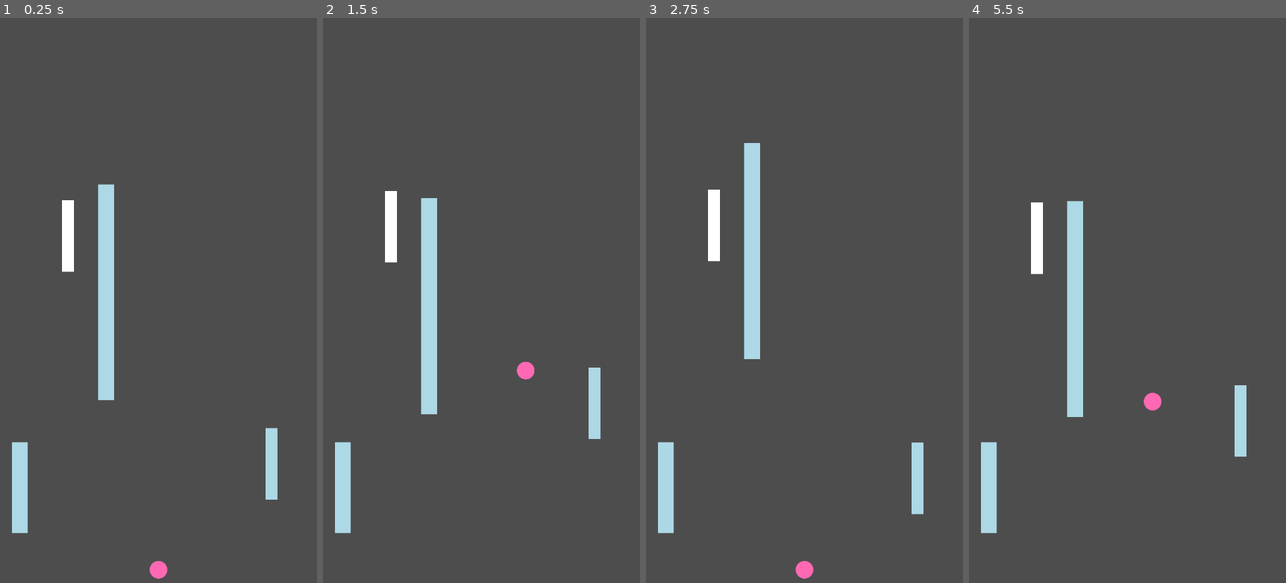
Above: before the commit, frames 1-4 (left to right).
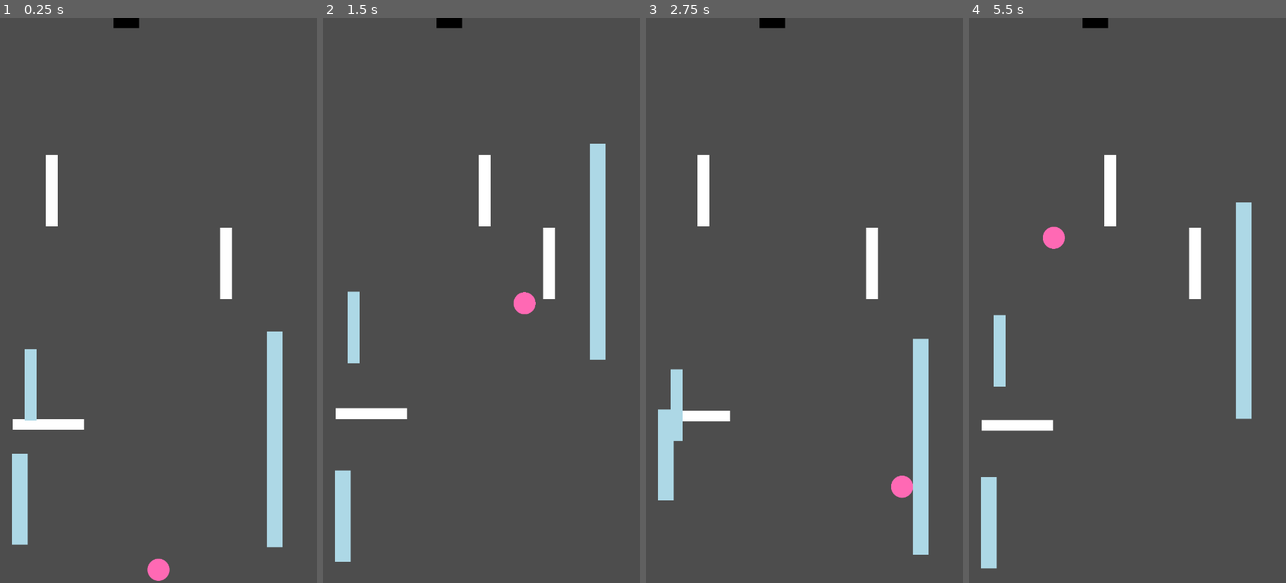
Above: after the commit, the same moments.

Repository: felipedfe/ricochet-godot
Game: Godot game, scene res://scenes/main.tscn
Same seed, same stepped clock (60 frames per second), same inputs: the game is played once before the commit and once after it.
Inputs (mouse positions are in pixels of both pictures, inside the frame that each line leads up to):
- Up to frame 1 (0.25 s): no input
- Up to frame 2 (1.5 s): move the mouse to (551, 272) at 0.52 s; click (551, 272) at 0.6 s; tap D (d) at 0.8, 1.35 s; move the mouse to (418, 328) at 1.27 s
- Up to frame 3 (2.75 s): click (741, 328) at 1.55 s; move the mouse to (836, 176) at 2.02 s; click (836, 176) at 2.1 s; tap D (d) at 2.3 s
- Up to frame 4 (5.5 s): move the mouse to (1111, 413) at 2.77 s; tap D (d) at 2.85, 3.8, 4.35, 5.3 s; click (1111, 413) at 3.05 s; move the mouse to (1222, 385) at 3.52 s; click (1222, 385) at 3.6 s; move the mouse to (1032, 215) at 4.27 s; click (1032, 215) at 4.55 s; move the mouse to (1143, 300) at 5.02 s; click (1143, 300) at 5.1 s

The runs differ from the first frame. In frame 1, 6.3% of the frame differs, in the area x 3-90%, y 0-100%; in frame 2, 7.7%, in the area x 3-90%, y 0-97%; in frame 3, 6.7%; in frame 4, 7.5%.

Commit message:
create finish hole and base level class

Diff:
--- a/project.godot
+++ b/project.godot
@@ -29,6 +29,10 @@
 window/stretch/aspect="keep_height"
 window/handheld/orientation=1
 
+[global_group]
+
+ball=""
+
 [input]
 
 click={
--- a/scenes/ball.tscn
+++ b/scenes/ball.tscn
@@ -6,7 +6,7 @@
 radius = 48.09366
 
 [node name="Ball" type="CharacterBody2D" groups=["ball"]]
-scale = Vector2(0.4, 0.4)
+scale = Vector2(0.5, 0.5)
 safe_margin = 1.0
 
 [node name="BallSprite" type="Sprite2D" parent="."]
--- a/scenes/bar_motion.tscn
+++ b/scenes/bar_motion.tscn
@@ -4,7 +4,7 @@
 [ext_resource type="Texture2D" uid="uid://de57akf2ckup2" path="res://assets/bar-default.png" id="2_yj06k"]
 
 [sub_resource type="RectangleShape2D" id="RectangleShape2D_ph1en"]
-size = Vector2(17.924835, 118.10841)
+size = Vector2(26, 152)
 
 [node name="BarMotion" type="AnimatableBody2D"]
 script = ExtResource("1_a455q")
@@ -13,6 +13,5 @@
 texture = ExtResource("2_yj06k")
 
 [node name="CollisionShape2D" type="CollisionShape2D" parent="."]
-position = Vector2(0.3750938, 0)
-scale = Vector2(1.13, 1.275)
+position = Vector2(3.5762787e-07, 3.8146973e-06)
 shape = SubResource("RectangleShape2D_ph1en")
--- a/scenes/bar_motion_grab.tscn
+++ b/scenes/bar_motion_grab.tscn
@@ -4,7 +4,7 @@
 [ext_resource type="Script" uid="uid://dn7rkf5sns7gs" path="res://scripts/bar_motion_grab.gd" id="1_eg0dk"]
 
 [sub_resource type="RectangleShape2D" id="RectangleShape2D_k8o8g"]
-size = Vector2(27.006752, 149.72679)
+size = Vector2(27.006752, 154.63574)
 
 [node name="BarMotionGrab" type="AnimatableBody2D"]
 scale = Vector2(1.333, 1.275)
--- /dev/null
+++ b/scenes/finish_hole.tscn
@@ -0,0 +1,18 @@
+[gd_scene load_steps=4 format=3 uid="uid://3evwj7io5agq"]
+
+[ext_resource type="Script" uid="uid://tv5gmcnfhmym" path="res://scripts/finish_hole.gd" id="1_aesr2"]
+[ext_resource type="Texture2D" uid="uid://npse3jlcpris" path="res://assets/hole.png" id="1_o6idx"]
+
+[sub_resource type="RectangleShape2D" id="RectangleShape2D_gsx40"]
+size = Vector2(270, 34)
+
+[node name="FinishHole" type="Area2D"]
+script = ExtResource("1_aesr2")
+
+[node name="Sprite2D" type="Sprite2D" parent="."]
+texture = ExtResource("1_o6idx")
+
+[node name="CollisionShape2D" type="CollisionShape2D" parent="."]
+shape = SubResource("RectangleShape2D_gsx40")
+
+[connection signal="body_entered" from="." to="." method="_on_body_entered"]
--- a/scenes/level_1.tscn
+++ b/scenes/level_1.tscn
@@ -1,27 +1,40 @@
-[gd_scene load_steps=7 format=3 uid="uid://lnyqabnmu4ek"]
+[gd_scene load_steps=8 format=3 uid="uid://deigrutr4e8wj"]
 
-[ext_resource type="PackedScene" uid="uid://dl5hd3nrepmkm" path="res://scenes/ball.tscn" id="1_014kd"]
-[ext_resource type="Script" uid="uid://5lx33s3kr54w" path="res://scripts/level_1.gd" id="1_bswci"]
+[ext_resource type="Script" uid="uid://drg07ivrbq17e" path="res://scripts/level_1.gd" id="1_014kd"]
+[ext_resource type="PackedScene" uid="uid://dl5hd3nrepmkm" path="res://scenes/ball.tscn" id="2_pa8r4"]
 [ext_resource type="Script" uid="uid://p80bctg35b7g" path="res://scripts/ball.gd" id="3_rus8k"]
 [ext_resource type="PackedScene" uid="uid://8y8qv0vrfw6w" path="res://scenes/bar_motion.tscn" id="4_5xbjy"]
 [ext_resource type="PackedScene" uid="uid://b1n4uu3aa7u77" path="res://scenes/warpzone.tscn" id="5_4nkto"]
 [ext_resource type="PackedScene" uid="uid://c2ot0whx3iwi2" path="res://scenes/bar_motion_grab.tscn" id="5_fcfvj"]
+[ext_resource type="PackedScene" uid="uid://3evwj7io5agq" path="res://scenes/finish_hole.tscn" id="7_pa8r4"]
 
 [node name="Level1" type="Node2D"]
-script = ExtResource("1_bswci")
-metadata/_edit_lock_ = true
+script = ExtResource("1_014kd")
 
-[node name="Ball" parent="." instance=ExtResource("1_014kd")]
+[node name="Ball" parent="." instance=ExtResource("2_pa8r4")]
 position = Vector2(363, 1235)
 script = ExtResource("3_rus8k")
 
-[node name="VisibleOnScreenNotifier2D2" type="VisibleOnScreenNotifier2D" parent="Ball"]
+[node name="VisibleOnScreenNotifier2D2" type="VisibleOnScreenNotifier2D" parent="Ball" groups=["ball"]]
 modulate = Color(0.801691, 0.000511341, 0.803434, 1)
 scale = Vector2(3.2, 3.2)
 metadata/_edit_lock_ = true
 
+[node name="BarMotion" parent="." instance=ExtResource("4_5xbjy")]
+position = Vector2(514, 556)
+
 [node name="BarMotion1" parent="." instance=ExtResource("4_5xbjy")]
-position = Vector2(155, 482)
+position = Vector2(71, 391)
+axis = 1
+set_up_y_pos = 20.0
+set_down_y_pos = 20.0
+set_left_x_pos = 60.0
+set_right_x_pos = 300.0
+set_bar_speed = 200.0
+
+[node name="BarMotion2" parent="." instance=ExtResource("4_5xbjy")]
+position = Vector2(110.00009, 909)
+scale = Vector2(6, 0.15)
 set_up_y_pos = 20.0
 set_down_y_pos = 20.0
 set_bar_speed = 50.0
@@ -48,7 +61,7 @@
 position = Vector2(-478.33328, 294.16666)
 
 [node name="BarMotionGrab1" parent="." instance=ExtResource("5_fcfvj")]
-position = Vector2(617, 963)
+position = Vector2(70, 784)
 scale = Vector2(1, 1)
 set_up_y_pos = 100.0
 set_down_y_pos = 100.0
@@ -56,21 +69,31 @@
 
 [node name="BarMotionGrab2" parent="." instance=ExtResource("5_fcfvj")]
 position = Vector2(45, 1064)
+set_up_y_pos = 111.0
+set_down_y_pos = 111.0
+set_bar_speed = 111.0
 
 [node name="BarMotionGrab3" parent="." instance=ExtResource("5_fcfvj")]
-position = Vector2(241, 598)
+position = Vector2(624, 838)
 scale = Vector2(1.36, 3.02)
-set_up_y_pos = 100.0
-set_down_y_pos = 100.0
-set_bar_speed = 100.0
+set_up_y_pos = 300.0
+set_down_y_pos = 200.0
+set_bar_speed = 500.0
+
+[node name="BarSprite" parent="BarMotionGrab3" index="0"]
+metadata/_edit_lock_ = true
 
 [node name="CollisionShape2D" parent="BarMotionGrab3" index="1"]
-position = Vector2(0, 1.0928955)
+position = Vector2(0, -0.16555786)
 scale = Vector2(1.0000001, 1.0000002)
+metadata/_edit_lock_ = true
 
-[connection signal="screen_exited" from="Ball/VisibleOnScreenNotifier2D2" to="." method="_on_visible_on_screen_notifier_2d_screen_exited"]
+[node name="FinishHole" parent="." instance=ExtResource("7_pa8r4")]
+position = Vector2(287, 11)
+scale = Vector2(0.2, 0.5)
 
 [editable path="Ball"]
+[editable path="BarMotion2"]
 [editable path="Warpzone"]
 [editable path="Warpzone2"]
 [editable path="BarMotionGrab3"]
--- /dev/null
+++ b/scenes/level_base.tscn
@@ -0,0 +1,22 @@
+[gd_scene load_steps=4 format=3 uid="uid://lnyqabnmu4ek"]
+
+[ext_resource type="PackedScene" uid="uid://dl5hd3nrepmkm" path="res://scenes/ball.tscn" id="1_014kd"]
+[ext_resource type="Script" uid="uid://5lx33s3kr54w" path="res://scripts/level_base.gd" id="1_bswci"]
+[ext_resource type="Script" uid="uid://p80bctg35b7g" path="res://scripts/ball.gd" id="3_rus8k"]
+
+[node name="LevelBase" type="Node2D"]
+script = ExtResource("1_bswci")
+metadata/_edit_lock_ = true
+
+[node name="Ball" parent="." instance=ExtResource("1_014kd")]
+position = Vector2(363, 1235)
+script = ExtResource("3_rus8k")
+
+[node name="VisibleOnScreenNotifier2D2" type="VisibleOnScreenNotifier2D" parent="Ball"]
+modulate = Color(0.801691, 0.000511341, 0.803434, 1)
+scale = Vector2(3.2, 3.2)
+metadata/_edit_lock_ = true
+
+[connection signal="screen_exited" from="Ball/VisibleOnScreenNotifier2D2" to="." method="_on_visible_on_screen_notifier_2d_screen_exited"]
+
+[editable path="Ball"]
--- a/scripts/ball.gd
+++ b/scripts/ball.gd
@@ -1,5 +1,7 @@
 extends CharacterBody2D
 class_name Ball
+
+@onready var col_shape: CollisionShape2D = $CollisionShape2D
 
 @export var speed: float = 1500.0
 #@export var separation_push: float = 1.0 # empurra pra fora após colisão (ajuste fino)
--- a/scripts/bar_motion.gd
+++ b/scripts/bar_motion.gd
@@ -1,35 +1,109 @@
+#extends AnimatableBody2D
+#class_name BarMotion
+#
+#
+#@export var set_up_y_pos: float = 0
+#@export var set_down_y_pos: float = 0
+#@export var set_bar_speed: float = 0
+#
+#var initial_y_pos: float
+#var final_y_pos: float
+#var speed = 0 # padrão é 200
+#var dir: float = -1.0 # -1 = subindo, +1 = descendo
+#
+#func _ready():
+	#setup(set_up_y_pos, set_down_y_pos)
+	#set_speed(set_bar_speed)
+#
+## define até onde a barra pode subir e descer
+#func setup(up_y_pos: float, down_y_pos: float):
+	#initial_y_pos = position.y - up_y_pos
+	#final_y_pos = position.y + down_y_pos
+	#
+	#dir = 1.0
+#
+#func set_speed(bar_speed: float):
+	#speed = bar_speed
+#
+#func _physics_process(delta: float) -> void:
+	#position.y += dir * speed * delta
+#
+	#if position.y <= initial_y_pos:
+		#dir = 1.0
+#
+	#elif position.y >= final_y_pos:
+		#dir = -1.0
+
+
 extends AnimatableBody2D
 class_name BarMotion
 
+enum Axis { VERTICAL, HORIZONTAL }
 
-@export var set_up_y_pos: float = 0
-@export var set_down_y_pos: float = 0
+@export var axis: Axis = Axis.VERTICAL
+
+# distância de ida e volta (serve pra Y ou X dependendo do axis)
+@export var set_up_y_pos: float = 0      # (se axis for VERTICAL)
+@export var set_down_y_pos: float = 0    # (se axis for VERTICAL)
+
+@export var set_left_x_pos: float = 0    # (se axis for HORIZONTAL)
+@export var set_right_x_pos: float = 0   # (se axis for HORIZONTAL)
+
 @export var set_bar_speed: float = 0
 
-var initial_y_pos: float
-var final_y_pos: float
-var speed = 0 # padrão é 200
-var dir: float = -1.0 # -1 = subindo, +1 = descendo
+var initial_pos: float
+var final_pos: float
+var speed := 0.0 # padrão é 200
+var dir := 1.0   # -1 volta, +1 vai
+
 
 func _ready():
-	setup(set_up_y_pos, set_down_y_pos)
+	_apply_limits()
 	set_speed(set_bar_speed)
 
-# define até onde a barra pode subir e descer
-func setup(up_y_pos: float, down_y_pos: float):
-	initial_y_pos = position.y - up_y_pos
-	final_y_pos = position.y + down_y_pos
+
+func _apply_limits() -> void:
+	if axis == Axis.VERTICAL:
+		# define até onde a barra pode subir e descer
+		initial_pos = position.y - set_up_y_pos
+		final_pos = position.y + set_down_y_pos
+	else:
+		# define até onde a barra pode ir para esquerda e direita
+		initial_pos = position.x - set_left_x_pos
+		final_pos = position.x + set_right_x_pos
 
 	dir = 1.0
 
-func set_speed(bar_speed: float):
+
+func setup(_axis: Axis, a: float, b: float) -> void:
+	# a e b viram (up/down) ou (left/right), dependendo do eixo
+	axis = _axis
+	if axis == Axis.VERTICAL:
+		set_up_y_pos = a
+		set_down_y_pos = b
+	else:
+		set_left_x_pos = a
+		set_right_x_pos = b
+
+	_apply_limits()
+
+
+func set_speed(bar_speed: float) -> void:
 	speed = bar_speed
 
+
 func _physics_process(delta: float) -> void:
-	position.y += dir * speed * delta
+	if axis == Axis.VERTICAL:
+		position.y += dir * speed * delta
 
-	if position.y <= initial_y_pos:
-		dir = 1.0
+		if position.y <= initial_pos:
+			dir = 1.0
+		elif position.y >= final_pos:
+			dir = -1.0
+	else:
+		position.x += dir * speed * delta
 
-	elif position.y >= final_y_pos:
-		dir = -1.0
+		if position.x <= initial_pos:
+			dir = 1.0
+		elif position.x >= final_pos:
+			dir = -1.0
--- a/scripts/bar_motion_grab.gd
+++ b/scripts/bar_motion_grab.gd
@@ -100,14 +100,13 @@
 		#ball_node.direction = Vector2.ZERO
 
 
-
 extends "res://scripts/bar_motion.gd"
 
 @onready var ball_node: Ball = $"../Ball"
 @onready var ball_col_shape: CollisionShape2D = $"../Ball/CollisionShape2D"
 @onready var col_shape: CollisionShape2D = $CollisionShape2D
 
-# tamanho em pixels da faixa do topo e da base que NÃO gruda (só rebate)
+# tamanho em pixels da faixa do topo e da base que não gruda (só rebate)
 @export var edge_zone_px: float = 10.0
 
 var grab_offset := Vector2.ZERO
@@ -116,7 +115,7 @@
 
 func _ready() -> void:
 	$BarSprite.modulate = Color.LIGHT_BLUE
-	setup(set_up_y_pos, set_down_y_pos)
+	setup(BarMotion.Axis.VERTICAL, set_up_y_pos, set_down_y_pos)
 	set_speed(set_bar_speed)
 	#print(global_position.y)
 
@@ -140,10 +139,10 @@
 	# y da bola relativo ao centro da barra (0 = meio, negativo = perto do topo, positivo = perto da base)
 	var local_y := ball.global_position.y - global_position.y
 
-	# se você quer que a faixa rosa também aumente/diminua com o scale:
-	var edge = edge_zone_px * col_shape.global_scale.y
-	# se você quer que a faixa rosa seja sempre 10px "de tela", não multiplica:
-	# var edge = edge_zone_px
+	# para a faixa rosa também aumentar/diminuir com o scale:
+	#var edge = edge_zone_px * col_shape.global_scale.y
+	# para que a faixa rosa seja sempre 10px (ou outro valor setado em edge_zone_px) "de tela", não multiplica pelo scale:
+	var edge = edge_zone_px
 
 	# se está dentro da faixa de topo/base → rebate (não gruda)
 	var hit_top = local_y <= (-half_h + edge)
@@ -155,27 +154,7 @@
 		ball.bounce(collision)
 		return
 
-	#if hit_top or hit_bottom:
-		## Rebate como uma barra normal (usa o collision normal pra decidir eixo)
-		## IMPORTANTE: não dá reset, senão ela para
-		#ball.bounce(collision)
-#
-		## FORÇA o sentido vertical do ricochete:
-		## topo -> sobe (y negativo), base -> desce (y positivo)
-		#if hit_top:
-			#ball.current_direction.y = -abs(ball.current_direction.y)
-		#else:
-			#ball.current_direction.y = abs(ball.current_direction.y)
-#
-		## trava em 45 graus (pra não virar um ângulo estranho)
-		#ball.current_direction = ball.lock_to_45(ball.current_direction)
-		#ball.direction = ball.current_direction
-		#return
-
-
-
 	ball.reset()
-	#print("current direction -> ", ball.current_direction)
 
 	# define de que lado a bola veio. O segundo global position é o da barra
 	var from_left := ball.global_position.x < global_position.x
--- /dev/null
+++ b/scripts/finish_hole.gd
@@ -0,0 +1,6 @@
+extends Area2D
+
+
+func _on_body_entered(body: Node2D) -> void:
+	if body.is_in_group("ball"):
+		print("HIT!!!")
--- a/scripts/level_1.gd
+++ b/scripts/level_1.gd
@@ -1,34 +1,15 @@
-extends Node2D
+extends "res://scripts/level_base.gd"
 
-@onready var ball_node: CharacterBody2D = $Ball
-@onready var bar1: BarMotion = $BarMotion1
-@onready var bar_grab1: BarMotion = $BarMotionGrab1
-@onready var bar_grab2: BarMotion = $BarMotionGrab2
-var initial_ball_pos: Vector2
-#var ball_ready_to_launch = true
+
+#@onready var bar1: BarMotion = $BarMotion1
+#@onready var bar_grab1: BarMotion = $BarMotionGrab1
+#@onready var bar_grab2: BarMotion = $BarMotionGrab2
+
 
 func _ready():
-	initial_ball_pos = Vector2(get_viewport_rect().size.x / 2, get_viewport_rect().size.y - 30)
-	ball_node.position = initial_ball_pos
-	#bar1.setup(50,200)
-	#bar1.set_speed(200)
-	#bar_grab1.setup(100, 140)
-	#bar_grab1.set_speed(200)
-	#bar_grab2.setup(100, 120)
-	#bar_grab2.set_speed(50)
+	super._ready()
+	print("LEVEL 1")
 
-func reset_ball_pos():
-	ball_node.position = initial_ball_pos
-	ball_node.reset()
 
-func _on_visible_on_screen_notifier_2d_screen_exited():
-	#print("bolinha saiu da tela!")
-	reset_ball_pos()
-	$Ball.current_direction = Vector2(1, -1)
-	#Global.ball_ready_to_launch = true
-
-func _process(_delta):
-	if Input.is_action_just_pressed("click") or Input.is_action_just_pressed("d"):
-		#if Global.ball_ready_to_launch:
-			ball_node.launch()
-			#Global.ball_ready_to_launch = false
+#func _process(_delta: float) -> void:
+	#pass
--- /dev/null
+++ b/scripts/level_base.gd
@@ -0,0 +1,36 @@
+extends Node2D
+
+@onready var ball_node: CharacterBody2D = $Ball
+@onready var notifier: VisibleOnScreenNotifier2D = $Ball/VisibleOnScreenNotifier2D2
+#@onready var bar1: BarMotion = $BarMotion1
+#@onready var bar_grab1: BarMotion = $BarMotionGrab1
+#@onready var bar_grab2: BarMotion = $BarMotionGrab2
+var initial_ball_pos: Vector2
+#var ball_ready_to_launch = true
+
+func _ready():
+	if not notifier.screen_exited.is_connected(_on_visible_on_screen_notifier_2d_screen_exited):
+		notifier.screen_exited.connect(_on_visible_on_screen_notifier_2d_screen_exited)
+
+	initial_ball_pos = Vector2(get_viewport_rect().size.x / 2, get_viewport_rect().size.y - 30)
+	ball_node.position = initial_ball_pos
+	print("LEVEL BASE")
+
+
+func reset_ball_pos():
+	ball_node.position = initial_ball_pos
+	ball_node.reset()
+
+
+func _on_visible_on_screen_notifier_2d_screen_exited():
+	print("bolinha saiu da tela!")
+	reset_ball_pos()
+	$Ball.current_direction = Vector2(1, -1)
+	#Global.ball_ready_to_launch = true
+
+
+func _process(_delta):
+	if Input.is_action_just_pressed("click") or Input.is_action_just_pressed("d"):
+		#if Global.ball_ready_to_launch:
+			ball_node.launch()
+			#Global.ball_ready_to_launch = false
Binary file added: assets/hole.png
Not shown, added: assets/hole.png.import
Not shown: 1 places in scenes/main.tscn that only renumber resources
Not shown, added: scripts/finish_hole.gd.uid
Not shown, changed: scripts/level_1.gd.uid
Not shown, added: scripts/level_base.gd.uid
